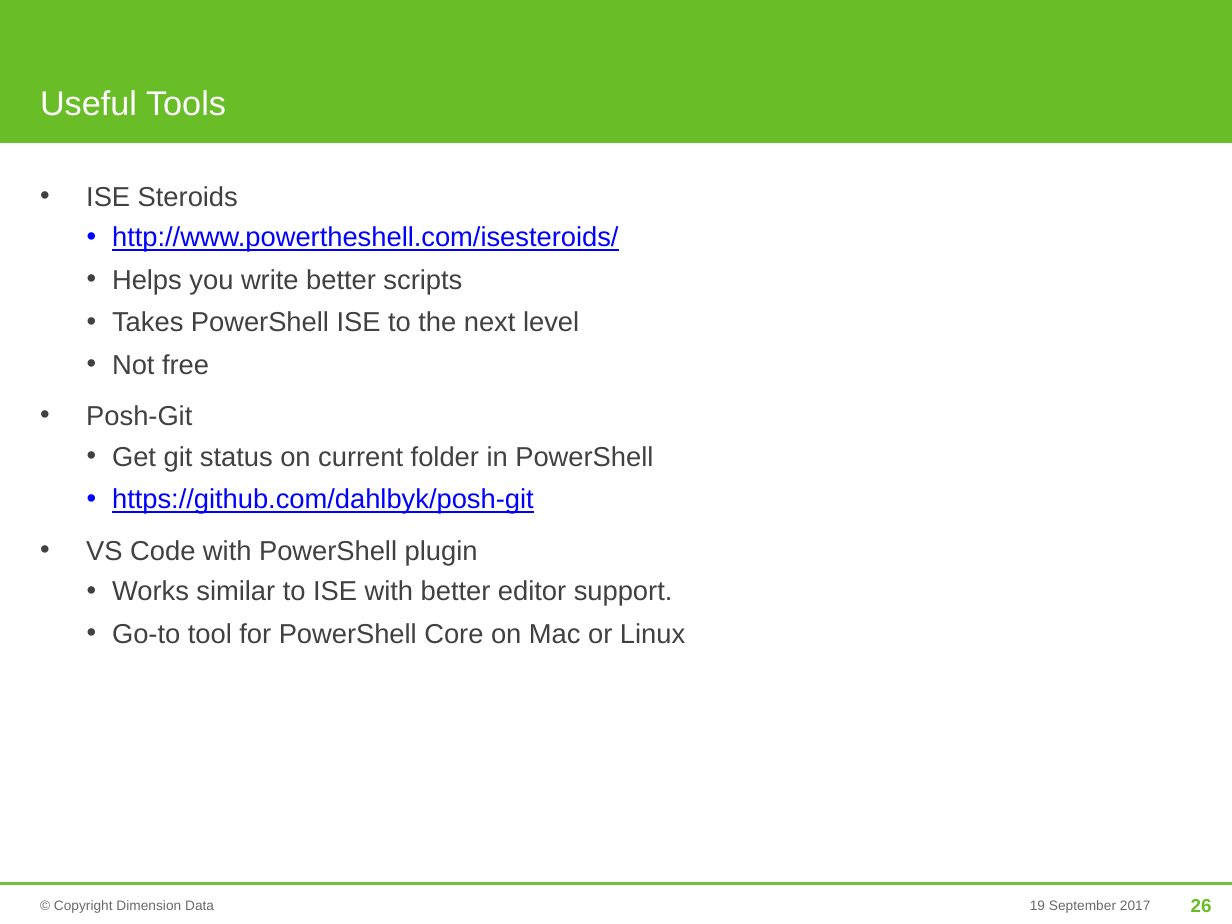
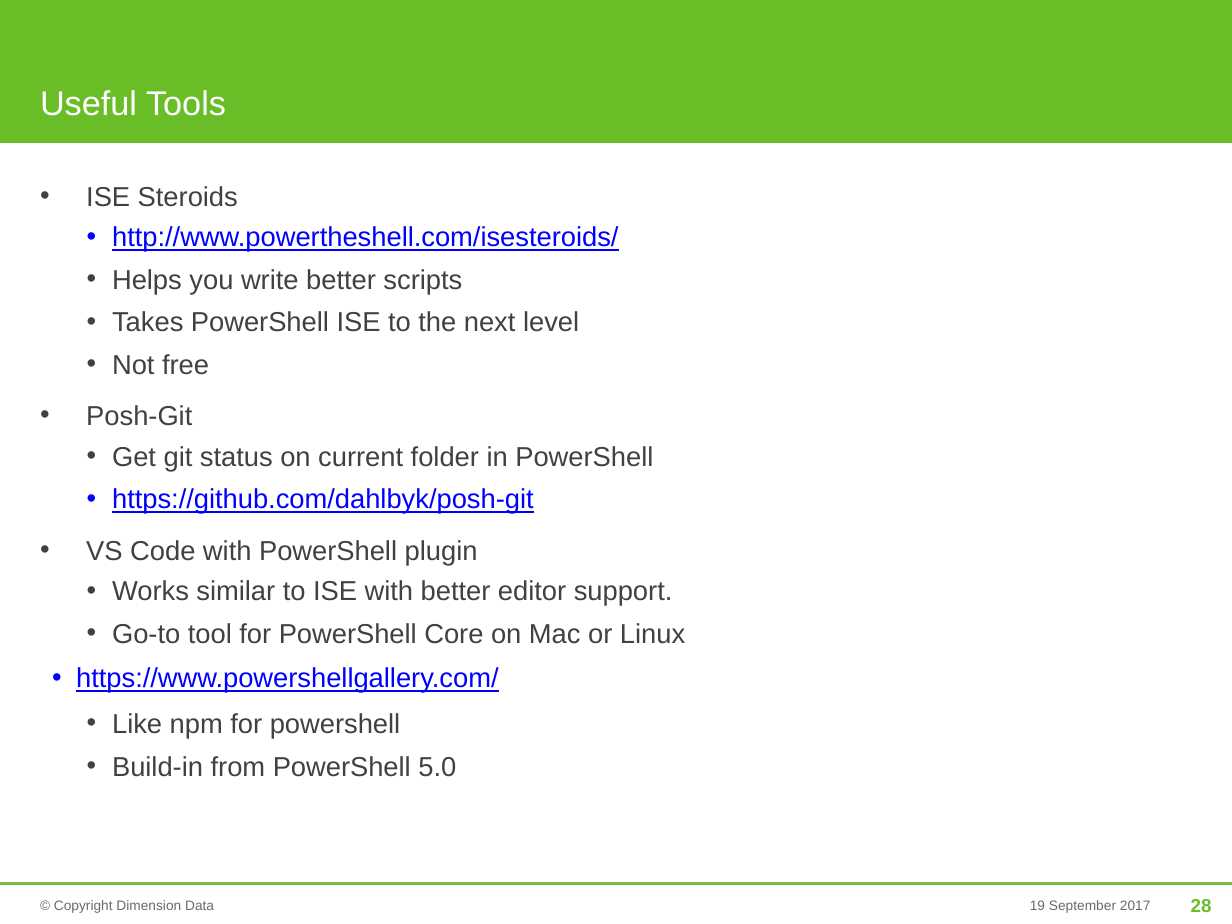
Before and after one commit to mjrio/mjr-tooling-poweshell, a slide deck: slide 28 of BasicPowerShell.pptx (slide 26 before the commit). Drawn at 1232x924 pixels with LibreOffice and Linux fonts; fonts in the diff are those of the drawing; background and template pictures are left out. Boxes give left, top, right and bottom in pixels: in the first picture for what was removed or moved away, otherwise in the second. Text is boxed around its words. In the diff, an @@ line names an element or a change of style, - is before the commit and + after.

```diff
--- a/BasicPowerShell.pptx
+++ b/BasicPowerShell.pptx
@@ text at <box>76,667,498,777</box>: paragraphs added @@
+  • https://www.powershellgallery.com/
+    • Like npm for powershell
+    • Build-in from PowerShell 5.0
```
Also in this commit, not shown: 9 other slides changed, 2 slides added, 1 other file.
